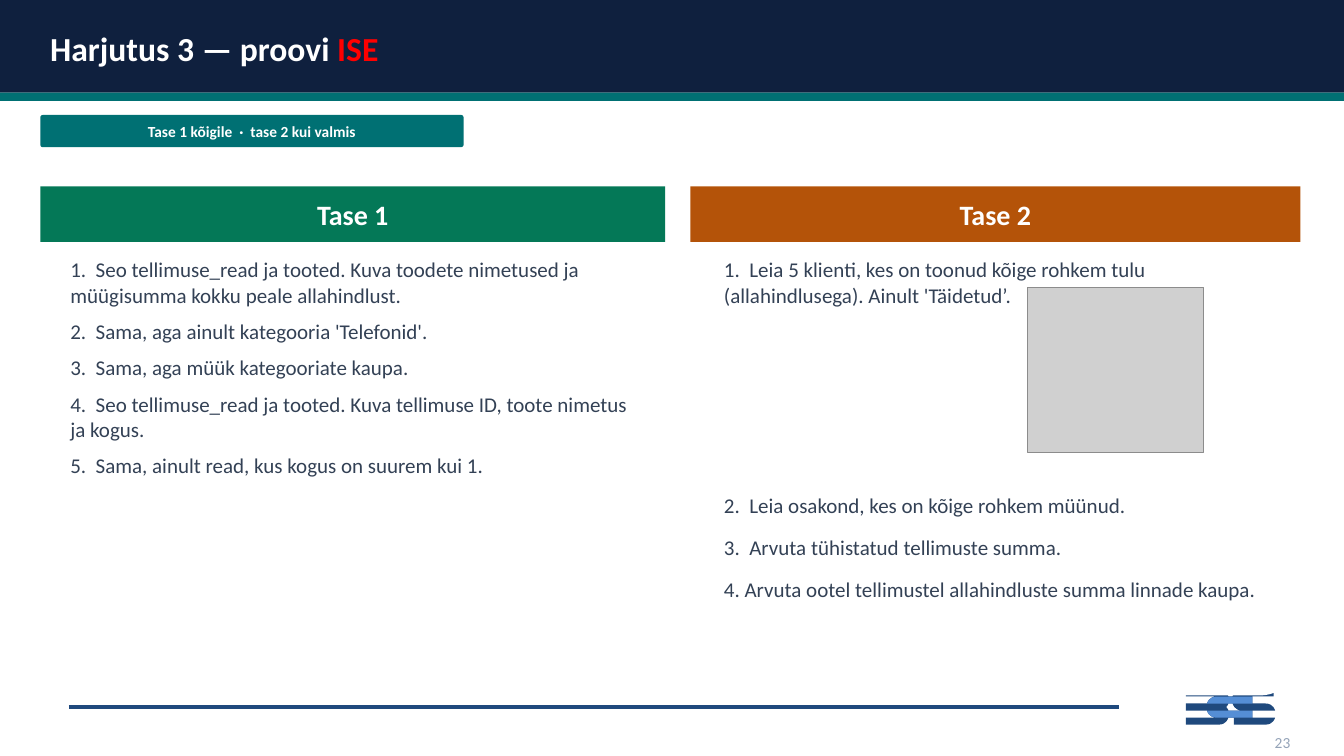
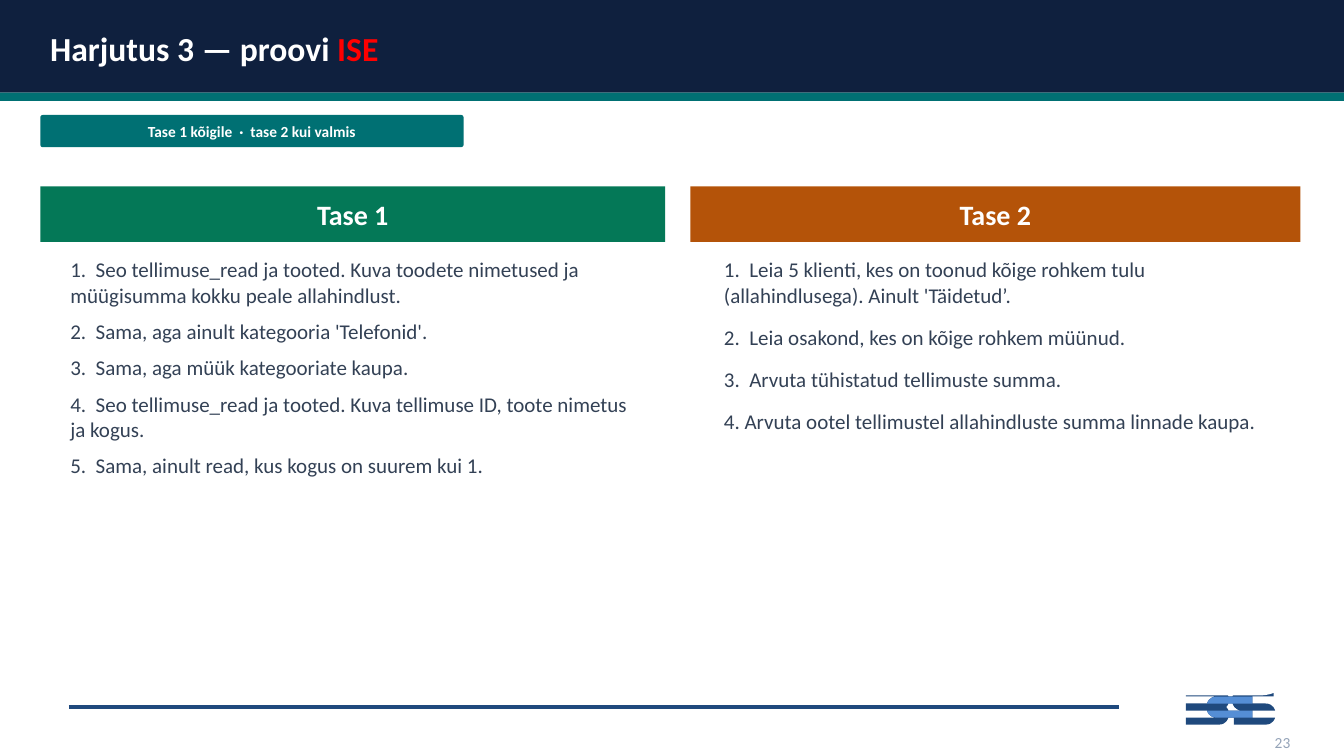
Before and after one commit to emilieabel/andmetarkus, a slide deck: slide 23 of Materjalid/Day8 SQL/8-paev-andmetarkus-esitlus.pptx (slide 21 before the commit). Drawn at 1344x756 pixels with LibreOffice and Linux fonts; fonts in the diff are those of the drawing; grey boxes stand for pictures. Boxes give left, top, right and bottom in pixels: in the first picture for what was removed or moved away, otherwise in the second. Text is boxed around its words. In the diff, an @@ line names an element or a change of style, - is before the commit and + after.

```diff
--- a/Materjalid/Day8 SQL/8-paev-andmetarkus-esitlus.pptx
+++ b/Materjalid/Day8 SQL/8-paev-andmetarkus-esitlus.pptx
@@ text "1. Leia 5 klienti, kes ..." rewrapped from (724,262,1255,601) to (724,262,1255,433) @@
@@ picture removed at (1028,287,1205,453) @@
```
Also in this commit, not shown: 11 other slides changed, 5 slides added.
